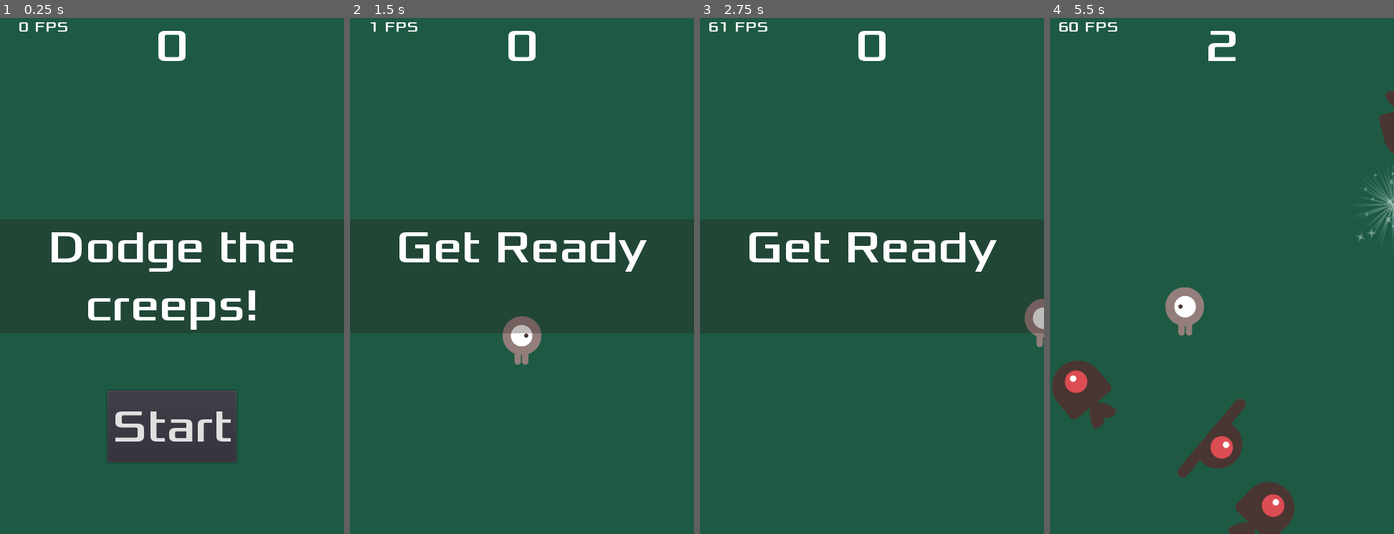
Above: before the commit, frames 1-4 (left to right).
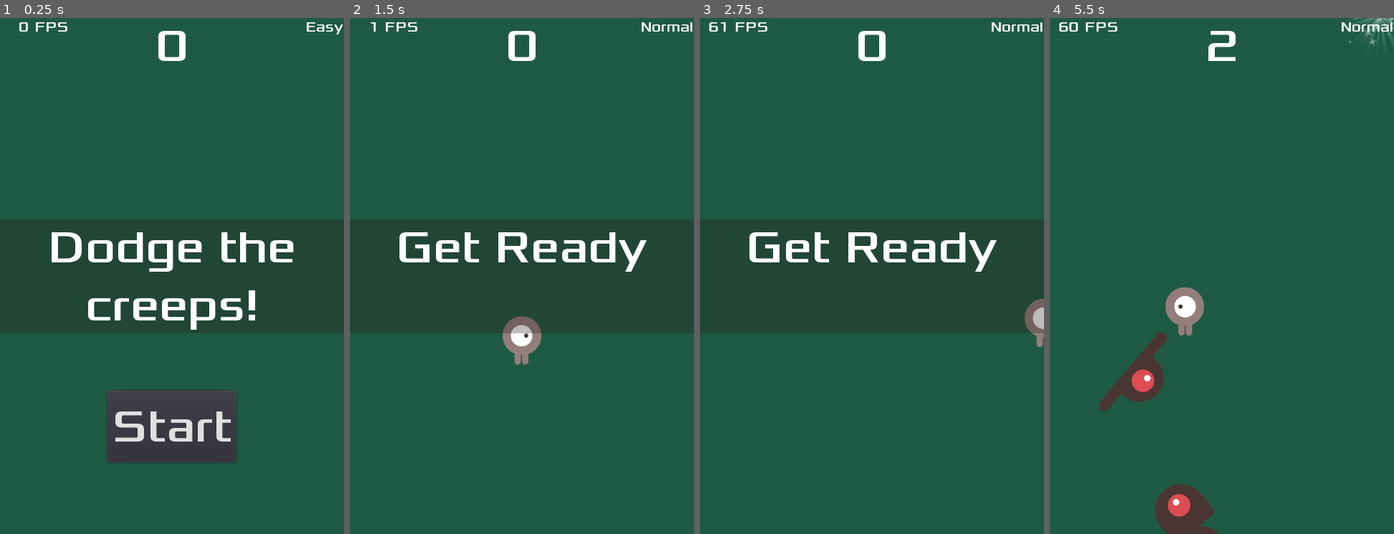
Above: after the commit, the same moments.

Repository: fboulay/godot-engine-first-game
Game: Godot game, scene res://scenes/Main.tscn
Two runs of this game, one before a commit and one after it. Both use one fixed random seed, a clock stepped at 60 frames per second and the inputs below. Sound files missing from this copy of the repository are replaced by a short silence.
Inputs (mouse positions are in pixels of both pictures, inside the frame that each line leads up to):
- Up to frame 1 (0.25 s): no input
- Up to frame 2 (1.5 s): click (659, 28) at 0.52 s; click "Start" at 1.25 s
- Up to frame 3 (2.75 s): move the mouse to (947, 250) at 2.02 s; hold Right (ui_right) from 2.03 s (still down); click (947, 250) at 2.17 s
- Up to frame 4 (5.5 s): release Right (ui_right) at 2.75 s; drag from (1153, 301) to (1204, 379) at 2.77 s; move the mouse to (1256, 162) at 3.52 s; hold Right (ui_right) 3.53-4.25 s; click (1256, 162) at 3.67 s; drag from (1204, 379) to (1118, 198) at 4.27 s; move the mouse to (1325, 353) at 5.02 s; hold Left (ui_left) from 5.03 s (still down); click (1325, 353) at 5.17 s

The runs differ from the first frame. In frame 1, less than 0.1% of the frame differs, in the area x 89-100%, y 0-4%; in frame 2, 0.1%; in frame 3, 0.1%; in frame 4, 7.6%, in the area x 0-100%, y 0-100%.

Commit message:
Difficulty can be changed by the player
* Clicking the difficulty label switch the difficulty to the next one
* For now, 4 level of difficulty exist
* The previous default difficulty corresponds to the new level Hard

Diff:
--- a/scenes/Config.gd
+++ b/scenes/Config.gd
@@ -34,6 +34,9 @@
 	},
 }
 
+func get_base_difficulty() -> int:
+	return Difficulty.EASY
+
 func get_mob_spawn_rate(difficulty: int) -> float:
 	return _LEVELS[difficulty][MOB_SPAWN_RATE]
 
@@ -45,3 +48,6 @@
 
 func get_label(difficulty: int) -> float:
 	return _LEVELS[difficulty][LABEL]
+
+func next_difficulty(current_difficulty: int) -> int:
+	return (current_difficulty + 1) % _LEVELS.size()
--- a/scenes/HUD.gd
+++ b/scenes/HUD.gd
@@ -2,6 +2,7 @@
 
 
 signal start_game
+signal change_difficulty
 
 # Called when the node enters the scene tree for the first time.
 func _ready():
@@ -30,6 +31,9 @@
 func update_fps():
 	$FPSCounter.text = str(Engine.get_frames_per_second())
 
+func set_difficulty(text: String):
+	$DifficultyLabel.text = text
+
 func _on_MessageTimer_timeout():
 	$MessageLabel.hide()
 
@@ -40,3 +44,6 @@
 # simple function to display debug string in the HUD
 func debug(text: String):
 	$Debug.text = text
+
+func _on_difficulty_pressed():
+	emit_signal("change_difficulty")
--- a/scenes/HUD.tscn
+++ b/scenes/HUD.tscn
@@ -43,10 +43,36 @@
 
 [node name="FPSStatic" type="Label" parent="."]
 margin_left = 48.0
-margin_right = 88.0
+margin_right = 95.0
 margin_bottom = 25.0
+rect_pivot_offset = Vector2( -176, 104 )
 custom_fonts/font = SubResource( 5 )
 text = "FPS"
+__meta__ = {
+"_edit_use_anchors_": false
+}
+
+[node name="DifficultyLabel" type="Label" parent="."]
+margin_left = 384.0
+margin_right = 479.0
+margin_bottom = 25.0
+rect_pivot_offset = Vector2( -176, 104 )
+custom_fonts/font = SubResource( 5 )
+text = "Difficulty"
+align = 2
+__meta__ = {
+"_edit_use_anchors_": false
+}
+
+[node name="Button" type="Button" parent="."]
+margin_left = 384.0
+margin_right = 480.0
+margin_bottom = 24.0
+focus_mode = 0
+mouse_default_cursor_shape = 2
+shortcut_in_tooltip = false
+enabled_focus_mode = 0
+flat = true
 __meta__ = {
 "_edit_use_anchors_": false
 }
@@ -104,5 +130,6 @@
 __meta__ = {
 "_edit_use_anchors_": false
 }
+[connection signal="pressed" from="Button" to="." method="_on_difficulty_pressed"]
 [connection signal="pressed" from="StartButton" to="." method="_on_StartButton_pressed"]
 [connection signal="timeout" from="MessageTimer" to="." method="_on_MessageTimer_timeout"]
--- a/scenes/Main.gd
+++ b/scenes/Main.gd
@@ -2,13 +2,15 @@
 
 
 export (PackedScene) var Mob
-var score
+var score = 0
 var game_running = false
 var next_mob
+onready var difficulty = $Config.get_base_difficulty()
 
 func _ready():
 	randomize()
 	$Player.connect("debug", $HUD, "debug")
+	$HUD.set_difficulty($Config.get_label(difficulty))
 
 func _input(event):
 	if !game_running && event.is_action_pressed("ui_cancel"):
@@ -43,6 +45,8 @@
 	var direction = $MobPath/MobSpawnLocation.rotation + PI / 2
 	# Set the mob's position to a random location.
 	mob.position = $MobPath/MobSpawnLocation.position
+	mob.min_speed = $Config.get_mob_min_speed(difficulty)
+	mob.max_speed = $Config.get_mob_max_speed(difficulty)
 	# Add some randomness to the direction.
 	direction += rand_range(-PI / 4, PI / 4)
 	mob.rotation = direction
@@ -62,6 +66,7 @@
 	$HUD.update_score(score)
 
 func _on_StartTimer_timeout():
+	$MobTimer.wait_time = $Config.get_mob_spawn_rate(difficulty)
 	$MobTimer.start()
 	$ScoreTimer.start()
 	$MobAppearing.show()
@@ -72,3 +77,7 @@
 
 func _on_DeathSound_finished():
 	$Menu.play()
+
+func _on_change_difficulty():
+	difficulty = $Config.next_difficulty(difficulty)
+	$HUD.set_difficulty($Config.get_label(difficulty))
--- a/scenes/Main.tscn
+++ b/scenes/Main.tscn
@@ -8,6 +8,7 @@
 [ext_resource path="res://dodge_assets/art/House In a Forest Loop.ogg" type="AudioStream" id=6]
 [ext_resource path="res://dodge_assets/music/Cyberpunk Moonlight Sonata v2.ogg" type="AudioStream" id=7]
 [ext_resource path="res://dodge_assets/music/TremLoadingloopl.ogg" type="AudioStream" id=8]
+[ext_resource path="res://scenes/Config.tscn" type="PackedScene" id=9]
 [ext_resource path="res://dodge_assets/art/burst/burst0003.png" type="Texture" id=10]
 [ext_resource path="res://dodge_assets/art/burst/burst0002.png" type="Texture" id=11]
 [ext_resource path="res://dodge_assets/art/burst/burst0014.png" type="Texture" id=12]
@@ -135,12 +136,15 @@
 [node name="MobAppearing" type="AnimatedSprite" parent="."]
 visible = false
 frames = SubResource( 2 )
-frame = 11
+frame = 55
 playing = true
+
+[node name="Config" parent="." instance=ExtResource( 9 )]
 [connection signal="hit" from="Player" to="." method="game_over"]
 [connection signal="timeout" from="MobTimer" to="." method="_on_MobTimer_timeout"]
 [connection signal="timeout" from="ScoreTimer" to="." method="_on_ScoreTimer_timeout"]
 [connection signal="timeout" from="StartTimer" to="." method="_on_StartTimer_timeout"]
 [connection signal="timeout" from="FpsTimer" to="." method="_on_FpsTimer_timeout"]
+[connection signal="change_difficulty" from="HUD" to="." method="_on_change_difficulty"]
 [connection signal="start_game" from="HUD" to="." method="new_game"]
 [connection signal="finished" from="DeathSound" to="." method="_on_DeathSound_finished"]
--- a/scenes/Mob.gd
+++ b/scenes/Mob.gd
@@ -1,8 +1,8 @@
 extends RigidBody2D
 
 
-export var min_speed = 150
-export var max_speed = 250
+var min_speed = 150
+var max_speed = 250
 var mob_types = ["walk", "swim", "fly"]
 
 
@@ -13,10 +13,5 @@
 func _on_start_game():
 	queue_free()
 
-# Called every frame. 'delta' is the elapsed time since the previous frame.
-#func _process(delta):
-#	pass
-
-
 func _on_VisibilityNotifier2D_screen_exited():
 	queue_free()
--- a/scenes/Mob.tscn
+++ b/scenes/Mob.tscn
@@ -42,6 +42,7 @@
 scale = Vector2( 0.75, 0.75 )
 frames = SubResource( 1 )
 animation = "walk"
+frame = 1
 playing = true
 
 [node name="CollisionShape2D" type="CollisionShape2D" parent="."]
Not shown: 1 places in scenes/Main.tscn that only renumber resources
Not shown, changed: docs/index.pck
